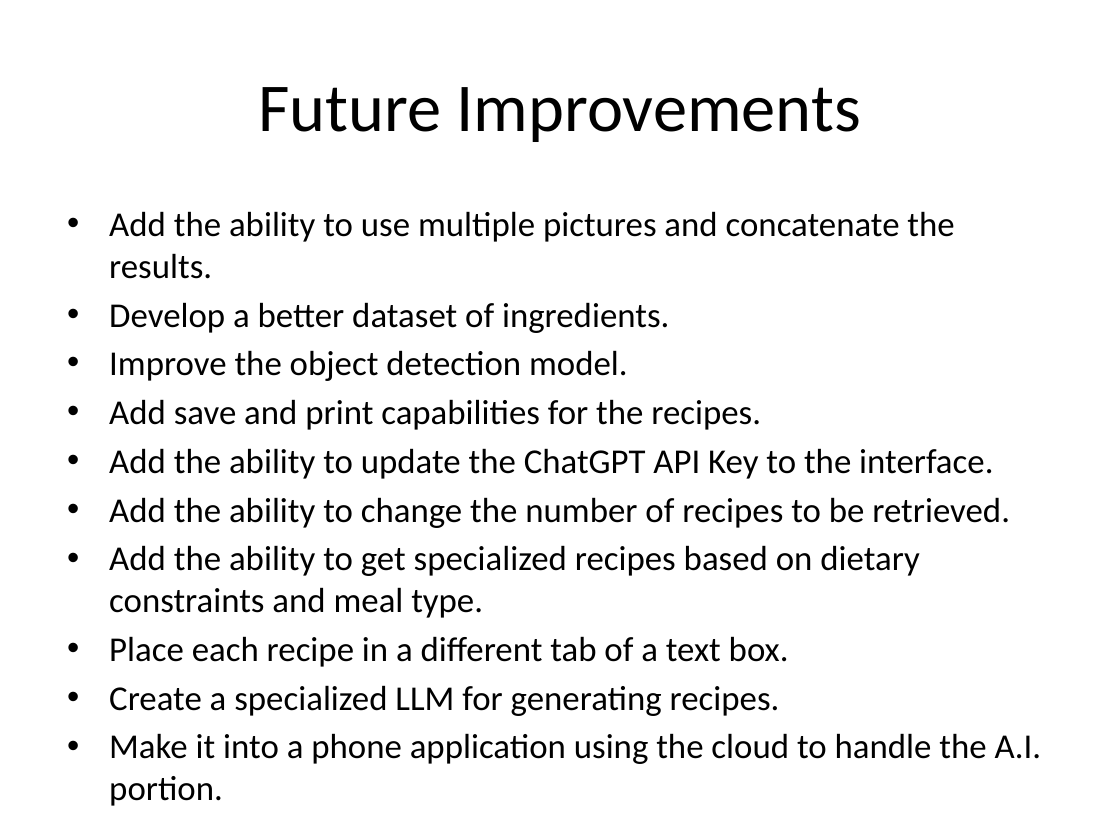
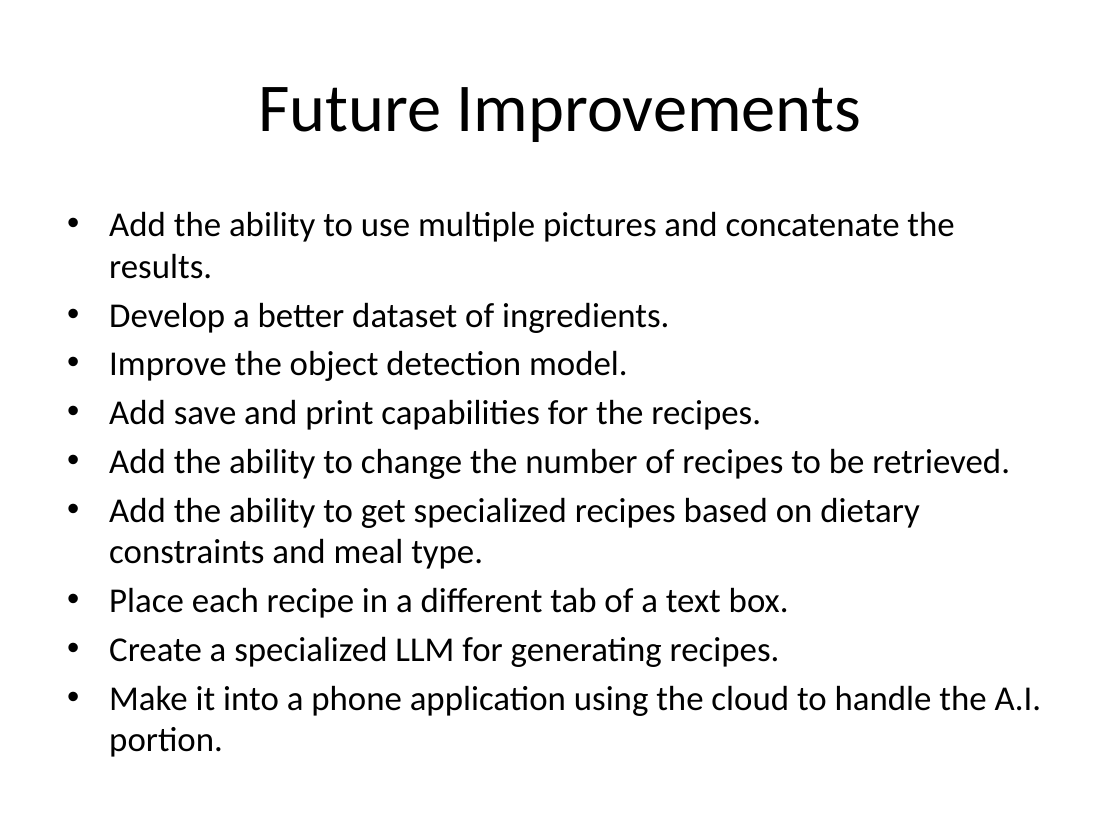
Before and after one commit to wmmckeejr/AI_Project, a slide deck: slide 8 of Presentation/Recipes_from_Pictures.pptx (slide 7 before the commit). Drawn at 1120x840 pixels with LibreOffice and Linux fonts; fonts in the diff are those of the drawing. Boxes give left, top, right and bottom in pixels: in the first picture for what was removed or moved away, otherwise in the second. Text is boxed around its words. In the diff, an @@ line names an element or a change of style, - is before the commit and + after.

Commit message:
Added method to add an API key for ChatGPT.
If there is no environment variable, then a text box will open that can take an API Key.  Hitting there corresponding button will load the key so you can get your recipes.
Updated presentation.

```diff
--- a/Presentation/Recipes_from_Pictures.pptx
+++ b/Presentation/Recipes_from_Pictures.pptx
@@ text at (109,448,993,479): paragraph removed @@
-• Add the ability to update the ChatGPT API Key to the interface.
```
Also in this commit, not shown: 1 slide added, 2 other files.
